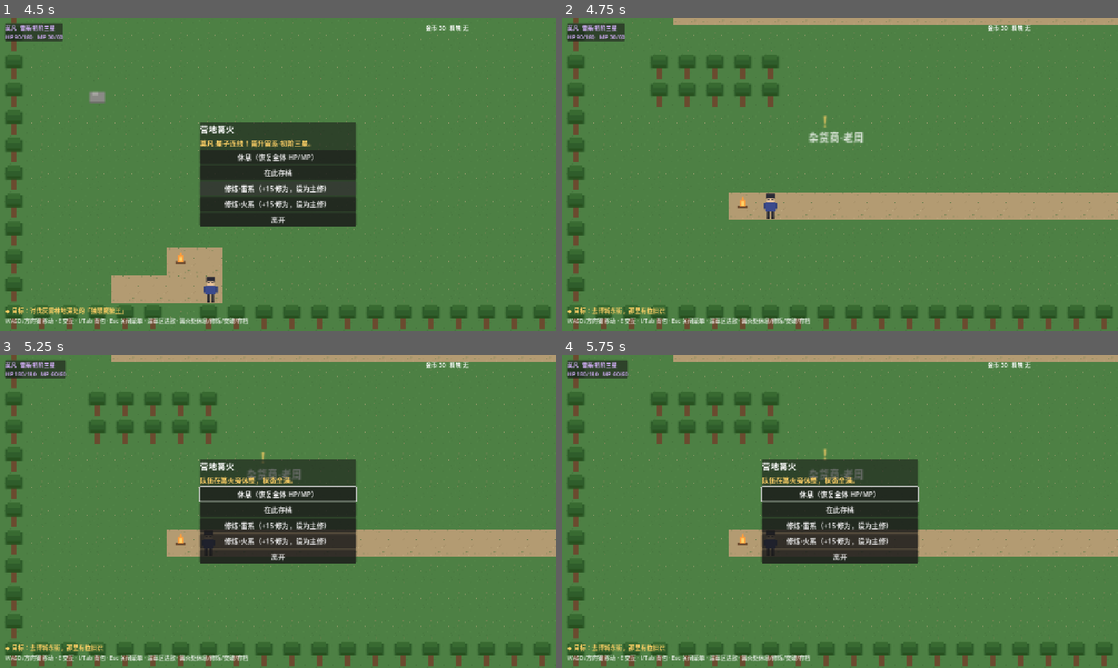
Above: before the commit, frames 1-4 (two rows, left to right).
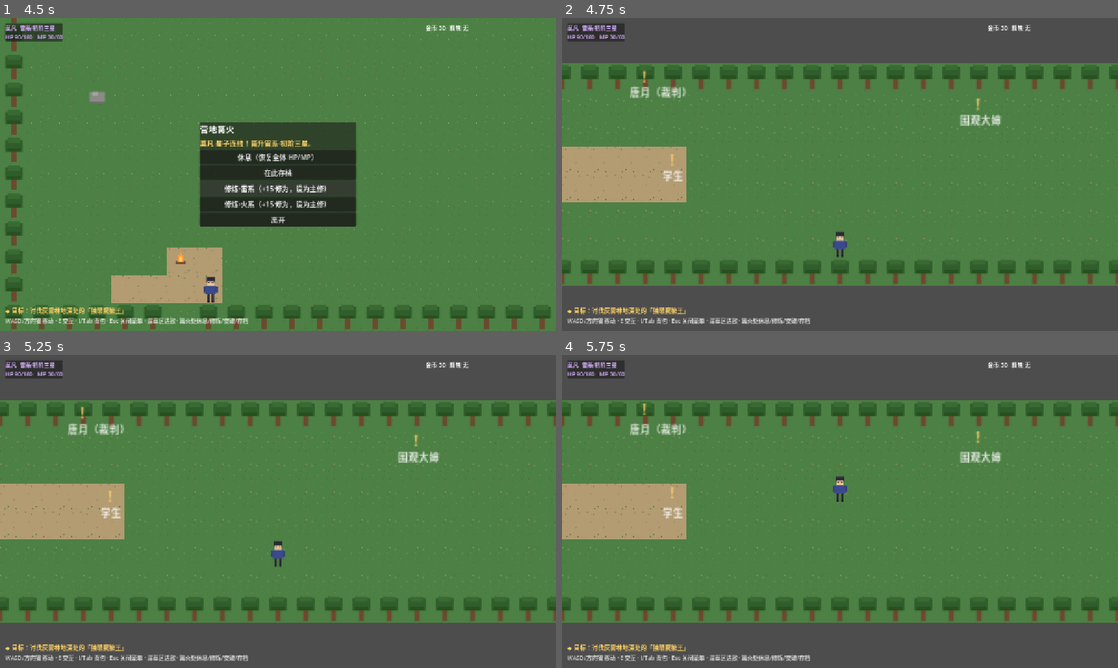
Above: after the commit, the same moments.

Repository: Lydocan/FullTimeMagic
Game: Godot game, scene res://tools/scene_smoke.tscn
Two runs of this game, one before a commit and one after it. Both use one fixed random seed, a clock stepped at 60 frames per second and the inputs below. This scene is started directly instead of the project's main scene.
Inputs (mouse positions are in pixels of both pictures, inside the frame that each line leads up to):
- Up to frame 1 (4.5 s): tap Enter (ui_accept) at 0.5, 0.77, 2, 2.27, 3.5 s; move the mouse to (400, 158) at 0.52 s; hold D (move_right) 0.53-1.25 s; tap Space (attack) at 0.6, 2.1, 3.8 s; click (400, 158) at 0.67 s; click "休息（恢复全体 HP/MP）" at 1.25 s; move the mouse to (166, 190) at 2.02 s; hold S (move_down) 2.03-2.75 s; click "在此存档" at 2.75 s; move the mouse to (333, 105) at 3.52 s; hold D (move_right) 3.53-4.25 s; hold Z (boost_cycle) 3.53-4.25 s; click "修炼·雷系（+15 修为，设为主修）" at 4.25 s
- Up to frame 2 (4.75 s): no input
- Up to frame 3 (5.25 s): tap Enter (ui_accept) at 5 s; move the mouse to (250, 574) at 5.02 s; hold W (move_up) from 5.03 s (still down); tap E (interact) at 5.1 s; click (250, 574) at 5.17 s
- Up to frame 4 (5.75 s): keep holding W (move_up); tap Enter (ui_accept) at 5.27 s; tap Space (attack) at 5.3 s

Frame 1 is identical in both runs. In frame 2, 46% of the frame differs, in the area x 0-100%, y 0-100%; in frame 3, 53%; in frame 4, 53%.

Commit message:
feat: M3.1 毕业决斗——宇昂 Boss 战与出战成员子集（实机验收通过）
第一章前半完 → 天澜高中门口触发约定 → 决斗台（新地图：石台+围栏+
唐月任裁判+观战学生）→ 莫凡单人 vs 宇昂 → 胜夺地圣泉名额，
战后暗紫纹章伏笔（黑教廷暗子钩子）。

- 新增出战成员子集：start_story_battle 可限定上场成员；未部署成员
  观战——不参战、不结算修为（冒烟断言）
- 宇昂 Boss（战将级）：HP 260/盾 4/弱点雷/炎爆灼烧；基准练度
  （雷系三星）模拟 4 回合险胜（剩 10%~25% HP），4 次 RNG 采样全胜
- 剧情事件：school_gate 按旗标分发（挑衅→决斗约定），决斗台开战/
  胜利演出/可重挑；目标提示接入决斗段
- 修复 run_simulation 双驱动（踩坑 10）：模拟器曾复刻回合分支，
  与 _start_round 自动开跑的首行动作互相踩踏——玩家在模拟中永远
  不出招，双鼠潮"通过"全靠穆宁雪单核掩盖。重写为复用 _next_turn
  状态机、只在 COMMAND 阶段代做决策；回合数改为统计真实出招
- 决斗台门坐标段位口径错误被地图完整性冒烟当场拦截（踩坑 1 复发，
  护栏生效）
- 冒烟 +13 项（95→108）：Boss 数据/单人模拟/回合区间/旗标/修为
  结算隔离/竞技场地图完整性；场景冒烟 +竞技场实例化
- lessons.md 录踩坑 10，提炼 P25 状态机只有一个驱动者、
  P26 测试通过≠逻辑正确

Co-Authored-By: Claude <noreply@anthropic.com>

Diff:
--- a/autoload/game_state.gd
+++ b/autoload/game_state.gd
@@ -20,6 +20,8 @@
 var pending_enemies: Array = []
 ## 战斗胜利后要点亮的剧情旗标（"" 为无，如明雷精英战）。
 var pending_flag: String = ""
+## 出战成员子集（成员 id 列表；空 = 全队出战，如毕业决斗限莫凡单人）。
+var pending_party_ids: Array = []
 ## 战斗来源地图（战斗结束回这里）。
 var battle_return_scene: String = ""
 ## 传送门目标出生格（-1, -1 表示无）。
@@ -44,6 +46,7 @@
 	flags = {}
 	pending_enemies = []
 	pending_flag = ""
+	pending_party_ids = []
 	battle_return_scene = ""
 	next_spawn = Vector2i(-1, -1)
 	return_position = Vector2.ZERO
@@ -136,12 +139,14 @@
 
 ## 战斗胜利结算：每位存活成员向主修系注入修为，金币与精魄入账。
 ## 返回结算摘要（含成长事件），供战斗结果面板展示。
-func grant_battle_rewards(xp_each: int, gold_gain: int, essence_ids: Array) -> Dictionary:
+## 战斗结算：修为入账给 members（空 = 全队存活成员）、金币与精魄入包。
+func grant_battle_rewards(xp_each: int, gold_gain: int, essence_ids: Array, members: Array = []) -> Dictionary:
 	var summary := {"xp": xp_each, "gold": gold_gain, "essences": [], "events": []}
-	for m in party:
+	var receivers := members if not members.is_empty() else party
+	for m in receivers:
 		if m.hp <= 0:
 			continue
-		var el := m.main_element
+		var el: int = m.main_element
 		for ev in m.gain_xp(el, xp_each):
 			var entry := {"member": m.char_name, "ev": ev}
 			summary["events"].append(entry)
--- a/autoload/save_system.gd
+++ b/autoload/save_system.gd
@@ -64,6 +64,7 @@
 	GameState.has_return_position = bool(d.get("has_return_position", false))
 	GameState.pending_enemies = []
 	GameState.pending_flag = ""
+	GameState.pending_party_ids = []
 	GameState.battle_return_scene = ""
 	GameState.next_spawn = Vector2i(-1, -1)
 	GameEvents.party_status_changed.emit()
--- /dev/null
+++ b/resources/monsters/yu_ang.tres
@@ -0,0 +1,27 @@
+[gd_resource type="Resource" script_class="MonsterData" format=3]
+
+[ext_resource type="Script" path="res://src/data/monster_data.gd" id="1_boss"]
+
+[resource]
+script = ExtResource("1_boss")
+id = "yu_ang"
+monster_name = "宇昂"
+tier_name = "战将级"
+max_hp = 260
+speed = 10
+attack = 11
+defense = 5
+shield = 4
+weaknesses = [2]
+xp_value = 50
+gold_value = 80
+essence_id = ""
+essence_chance = 0.0
+texture_path = "res://assets/images/char_yuang.png"
+sprite_scale = 1.5
+attack_power = 16
+special_name = "炎爆"
+special_power = 22
+special_chance = 0.3
+special_target_all = false
+special_status = "burn"
--- a/src/battle/battle.gd
+++ b/src/battle/battle.gd
@@ -41,7 +41,14 @@
 
 
 func _ready() -> void:
-	_party = GameState.party
+	_party.clear()
+	if GameState.pending_party_ids.is_empty():
+		_party = GameState.party.duplicate()
+	else:
+		# 出战成员子集（毕业决斗等）：未部署成员观战，不参战、不结算
+		for m in GameState.party:
+			if m.id in GameState.pending_party_ids:
+				_party.append(m)
 	for m in _party:
 		m.reset_battle_state()
 	_build_background()
@@ -744,7 +751,7 @@
 		gold += e["data"].gold_value
 		if e["data"].essence_id != "" and randf() < e["data"].essence_chance:
 			essences.append(e["data"].essence_id)
-	var summary := GameState.grant_battle_rewards(xp_each, gold, essences)
+	var summary := GameState.grant_battle_rewards(xp_each, gold, essences, _party)
 	if GameState.pending_flag != "":
 		GameState.flags[GameState.pending_flag] = true
 		GameState.pending_flag = ""
@@ -760,6 +767,7 @@
 
 func _finish(victory: bool, fled: bool) -> void:
 	GameEvents.battle_finished.emit(victory, fled)
+	GameState.pending_party_ids = []
 	var target: String = GameState.battle_return_scene
 	if target == "" or not ResourceLoader.exists(target):
 		target = WORLD_SCENE
@@ -887,49 +895,27 @@
 
 func run_simulation() -> Dictionary:
 	var guard := 0
+	var actions := 0  # 玩家出招次数（≈回合数，供平衡区间验收）
 	while _phase != Phase.VICTORY and _phase != Phase.DEFEAT and guard < 800:
 		guard += 1
-		if _turn >= _order.size():
-			_end_of_round()
-			continue
-		var cur: Dictionary = _order[_turn]
-		if cur["side"] == "party":
-			var m := _party[cur["index"]]
-			if m.hp <= 0:
-				_advance()
-				continue
-			if m.paralyzed:
-				m.paralyzed = false
-				_advance()
-				continue
-			_member = m
-			var affordable := m.usable_spells(m.form_element()).filter(
-				func(s: SpellData) -> bool: return s.mp_cost <= m.mp
+		if _phase == Phase.COMMAND:
+			actions += 1
+			# 模拟决策：随机可用法术打首个存活敌人（防御兜底）
+			var affordable := _member.usable_spells(_member.form_element()).filter(
+				func(s: SpellData) -> bool: return s.mp_cost <= _member.mp
 			)
 			if affordable.is_empty():
-				m.defending = true
+				_member.defending = true
 				_advance()
 				continue
 			_spell = affordable.pick_random()
-			_boost = mini(1, m.battle_stars)
+			_boost = mini(1, _member.battle_stars)
 			var alive := _alive_enemies()
 			if alive.is_empty():
+				_advance()
 				continue
 			_target_entry = _enemies.find(alive[0])
 			await _resolve_player_spell()
 		else:
-			var e: Dictionary = _enemies[cur["index"]]
-			if e["hp"] <= 0:
-				_advance()
-				continue
-			if e["paralyzed"]:
-				e["paralyzed"] = false
-				_advance()
-				continue
-			if e["broken"]:
-				e["broken"] = false
-				e["shield"] = e["data"].shield
-				_advance()
-				continue
-			await _enemy_act(e)
-	return {"victory": _phase == Phase.VICTORY, "rounds": guard}
+			await _pause(0.05)  # 等待敌方/回合结算演出链自行推进
+	return {"victory": _phase == Phase.VICTORY, "rounds": actions}
--- a/src/data/game_data.gd
+++ b/src/data/game_data.gd
@@ -16,6 +16,7 @@
 	"rat_swarm": "res://resources/monsters/rat_swarm.tres",
 	"one_eye_wolf": "res://resources/monsters/one_eye_wolf.tres",
 	"wolf_alpha": "res://resources/monsters/wolf_alpha.tres",
+	"yu_ang": "res://resources/monsters/yu_ang.tres",
 }
 
 const ITEMS := {
--- a/src/story/story_events.gd
+++ b/src/story/story_events.gd
@@ -8,6 +8,7 @@
 
 const BO_CITY := "res://src/world/bo_city/bo_city.tscn"
 const MISTY_GROVE := "res://src/world/misty_grove/misty_grove.tscn"
+const DUEL_ARENA := "res://src/world/arena/duel_arena.tscn"
 
 const COL_MO := Color("c792ff")      # 莫凡（雷紫）
 const COL_TANG := Color("ffb3c8")    # 唐月
@@ -107,3 +108,59 @@
 	await Dialogue.say("", "—— 第一章·前半 完 ——\n（后续将推进：地圣泉修行、毕业决斗、博城之变）", COL_SYS)
 	ctx.set_flag("chapter1_half_done")
 	ctx.unlock_player()
+
+
+## 天澜高中门口：先宇昂挑衅，第一章前半完后触发毕业决斗约定。
+static func school_gate(ctx) -> void:
+	if not ctx.flag("ch1_yuang_done"):
+		await yu_ang_taunt(ctx)
+		return
+	if not ctx.flag("duel_intro_done") and ctx.flag("chapter1_half_done"):
+		await graduation_duel_intro(ctx)
+
+
+## 毕业决斗·约定：天澜高中门口，赌上地圣泉名额（M3.1）。
+static func graduation_duel_intro(ctx) -> void:
+	ctx.lock_player()
+	await Dialogue.say("宇昂", "哟，有胆子来了。地圣泉的名额只有一个——敢不敢现在就去决斗台做个了断？", COL_YU)
+	await Dialogue.say("莫凡", "正合我意。决斗台上见真章。", COL_MO)
+	await Dialogue.say("唐月", "规则按校规来：一对一，点到为止……不，这次你们随意。我在台上看着。", COL_TANG)
+	await Dialogue.say("", "毕业决斗开始——只有莫凡一人可以上场。（决斗失败会读回最近的存档）", COL_SYS)
+	ctx.set_flag("duel_intro_done")
+	ctx.unlock_player()
+	ctx.warp(DUEL_ARENA)
+
+
+## 决斗台：入场开战（莫凡单人 vs 宇昂）→ 胜利演出 → 夺得名额（M3.1）。
+static func duel_arena(ctx) -> void:
+	if ctx.flag("duel_done") or not ctx.flag("duel_intro_done"):
+		return
+	ctx.lock_player()
+	if not ctx.flag("duel_fought"):
+		await Dialogue.say("宇昂", "全校都看着呢。让我看看，「百年一遇的双系天才」有几斤几两！", COL_YU)
+		await Dialogue.say("莫凡", "几招之后就知道了。……雷与火，可不止一种用法。", COL_MO)
+		ctx.set_flag("duel_fought")
+		ctx.unlock_player()
+		# 决斗限定莫凡单人出战（出战成员子集）
+		ctx.start_story_battle(["yu_ang"], "duel_won", ["mo_fan"])
+		return
+	# 胜利归来：战后演出
+	await Dialogue.say("宇昂", "不可能……我的炎爆怎么会输给……", COL_YU)
+	await Dialogue.say("宇昂", "……哼。决斗输了，名额归你。但博城的天，不会一直这么晴。——走着瞧。", COL_YU)
+	await Dialogue.say("", "宇昂转身离场，袖口滑出一角暗紫色的纹章，快得没人看清……只有莫凡眯了眯眼。", COL_SYS)
+	await Dialogue.say("唐月", "地圣泉的名额是你的了。三日后泉门开启，去准备吧。", COL_TANG)
+	await Dialogue.say("莫凡", "（那枚纹章……和狼王尸体上的气息，是同一路东西。）", COL_MO)
+	await Dialogue.say("", "—— 毕业决斗·完 ——\n夺得地圣泉修行资格！（地圣泉修行将在后续版本开放）", COL_SYS)
+	ctx.set_flag("duel_done")
+	ctx.unlock_player()
+	ctx.warp(BO_CITY)
+
+
+## 决斗台·唐月（裁判）闲谈。
+static func arena_referee(ctx) -> void:
+	if ctx.flag("duel_done"):
+		await Dialogue.say("唐月", "赢了决斗只是开始。地圣泉里，好好想想你的雷与火该怎么走。", COL_TANG)
+	elif ctx.flag("duel_fought"):
+		await Dialogue.say("唐月", "伤没好透就别急着再挑一场——决斗随时可以重来。", COL_TANG)
+	else:
+		await Dialogue.say("唐月", "决斗台上不许下死手。其他……你们自己解决。", COL_TANG)
--- /dev/null
+++ b/src/world/arena/duel_arena.gd
@@ -0,0 +1,50 @@
+extends "res://src/world/map_base.gd"
+## 决斗台：天澜高中校内竞技场，毕业决斗（M3.1）舞台。
+## 中央石台 + 四周围栏，唐月任裁判，学生观战；南门通回博城。
+## 继承与剧情事件均按路径 preload，不依赖 class_name 全局缓存。
+
+const Story := preload("res://src/story/story_events.gd")
+const BO_CITY_SCENE := "res://src/world/bo_city/bo_city.tscn"
+
+const MAP := [
+	"TTTTTTTTTT", "TTTTTTTTTT", "TTTTTTTTTT", "TTTTTTTTTT",
+	"TGGGGGGGGG", "GGGGGGGGGG", "GGGGGGGGGG", "GGGGGGGGGT",
+	"TGGGGGGGGG", "GGGGGGGGGG", "GGGGGGGGGG", "GGGGGGGGGT",
+	"TGGGGGPPPP", "PPPPGGGGGG", "GGGGGGGGGG", "GGGGGGGGGT",
+	"TGGGGGPPPP", "PPPPGGGGGG", "GGGGGGGGGG", "GGGGGGGGGT",
+	"TGGGGGGGGG", "GGGGGGGGGG", "GGGGGGGGGG", "GGGGGGGGGT",
+	"TGGGGGGGGG", "GGGGGGGGGG", "GGGGGGGGGG", "GGGGGGGGGT",
+	"TTTTTTGTTT", "TTTTTTTTTT", "TTTTTTTTTT", "TTTTTTTTTT",
+]
+
+const SPAWN_CELL := Vector2i(19, 6)
+const STAGE_CELL := Vector2i(10, 4)
+const SOUTH_GATE := Vector2i(6, 7)
+
+
+func map_rows() -> Array:
+	return MAP
+
+
+func start_cell() -> Vector2i:
+	return SPAWN_CELL
+
+
+func bgm_name() -> String:
+	return "battle"
+
+
+func setup_triggers() -> void:
+	add_portal(SOUTH_GATE, BO_CITY_SCENE, Vector2i(13, 9))
+	# 台中央：决斗开战 / 胜利演出
+	add_trigger(STAGE_CELL, 96.0, func() -> void: await Story.duel_arena(self))
+	# —— NPC：裁判与观战者（常驻；Callable() 为纯装饰无交互）——
+	add_npc(Vector2i(12, 2), "res://assets/images/char_tangyue.png",
+			"唐月（裁判）", "",
+			func() -> void: await Story.arena_referee(self))
+	add_npc(Vector2i(7, 5), "res://assets/images/char_student.png",
+			"学生", "", Callable())
+	add_npc(Vector2i(13, 5), "res://assets/images/char_student.png",
+			"学生", "", Callable())
+	add_npc(Vector2i(24, 3), "res://assets/images/char_merchant.png",
+			"围观大婶", "", Callable())
--- /dev/null
+++ b/src/world/arena/duel_arena.tscn
@@ -0,0 +1,7 @@
+[gd_scene load_steps=2 format=3]
+
+[ext_resource type="Script" path="res://src/world/arena/duel_arena.gd" id="1_arena"]
+
+[node name="DuelArena" type="Node2D"]
+y_sort_enabled = true
+script = ExtResource("1_arena")
--- a/src/world/bo_city/bo_city.gd
+++ b/src/world/bo_city/bo_city.gd
@@ -58,8 +58,8 @@
 	add_portal(NORTH_GATE, GROVE_SCENE, Vector2i(7, 20))
 	# 序章：出生点自动触发（穿越 + 觉醒典礼）
 	add_trigger(SPAWN_CELL, 56.0, func() -> void: await Story.prologue(self))
-	# 天澜高中门口：宇昂挑衅
-	add_trigger(Vector2i(13, 6), 56.0, func() -> void: await Story.yu_ang_taunt(self))
+	# 天澜高中门口：先宇昂挑衅，前半完后触发毕业决斗约定（按旗标分发）
+	add_trigger(Vector2i(13, 6), 56.0, func() -> void: await Story.school_gate(self))
 	# 东街：重逢穆宁雪
 	add_trigger(Vector2i(30, 12), 56.0, func() -> void: await Story.meet_mu_ningxue(self))
 	# —— 剧情 NPC（事件演完后退场）——
--- a/src/world/map_base.gd
+++ b/src/world/map_base.gd
@@ -110,7 +110,8 @@
 	_triggers.append({"cell": cell, "radius": radius, "event": event})
 
 
-## 注册剧情 NPC：hide_flag 点亮后不再出现（人物退场）。
+## 注册剧情 NPC：hide_flag 点亮后不再出现（人物退场）。event 传无效
+## Callable（Callable()）则为纯装饰 NPC（无交互）。
 func add_npc(cell: Vector2i, texture: String, display_name: String, hide_flag: String, event: Callable) -> void:
 	_npcs.append({"cell": cell, "texture": texture, "name": display_name, "hide_flag": hide_flag, "event": event})
 
@@ -156,8 +157,9 @@
 	player.input_enabled = true
 
 
-func start_story_battle(ids: Array, win_flag: String) -> void:
-	_start_encounter(ids, win_flag, true)
+## 剧情战斗。party_ids 非空时限定出战成员子集（如毕业决斗限莫凡单人）。
+func start_story_battle(ids: Array, win_flag: String, party_ids: Array = []) -> void:
+	_start_encounter(ids, win_flag, true, party_ids)
 
 
 func warp(scene_path: String) -> void:
@@ -296,7 +298,7 @@
 	npc.hide_flag = n["hide_flag"]
 	if n.has("wares"):
 		npc.event = func() -> void: _open_shop(n["wares"])
-	else:
+	elif n["event"].is_valid():
 		npc.event = func() -> void: run_event(n["event"])
 	add_child(npc)
 	_npc_nodes.append(npc)
@@ -367,7 +369,7 @@
 ## 遇敌入口。from_event=true 表示由剧情事件内部发起（教学战等）：
 ## 此时正处于 run_event 互斥中，必须绕过事件守卫，否则剧情战永远开不出来。
 ## 随机遭遇与明雷精英仍受守卫约束（演出中/菜单中不乱入）。
-func _start_encounter(ids: Array, win_flag: String, from_event := false) -> void:
+func _start_encounter(ids: Array, win_flag: String, from_event := false, party_ids: Array = []) -> void:
 	if _encounter_blocked(from_event):
 		return
 	Audio.play_sfx("encounter")
@@ -377,6 +379,7 @@
 	GameState.has_return_position = true
 	GameState.pending_enemies = ids
 	GameState.pending_flag = win_flag
+	GameState.pending_party_ids = party_ids
 	GameState.battle_return_scene = scene_file_path
 	GameEvents.encounter_started.emit(ids)
 	get_tree().change_scene_to_file(BATTLE_SCENE)
@@ -450,7 +453,7 @@
 	return eid
 
 
-## 当前主线目标（按剧情旗标推进，序章 → 第一章前半）。
+## 当前主线目标（按剧情旗标推进，序章 → 第一章前半 → 毕业决斗）。
 func _objective_text() -> String:
 	if not flag("prologue_awaken_done"):
 		return "目标：参加觉醒典礼"
@@ -464,7 +467,9 @@
 		return "目标：讨伐灰雾林地深处的「独眼魔狼王」"
 	if not flag("chapter1_half_done"):
 		return "目标：狼王死后有异样，去林地深处查看"
-	return "第一章·前半 完——地圣泉修行与博城之变将在后续版本推进"
+	if not flag("duel_done"):
+		return "目标：天澜高中门口——毕业决斗，夺得地圣泉名额"
+	return "毕业决斗·完——地圣泉修行将在后续版本开放"
 
 
 ## —— 菜单骨架（篝火/商店/背包共用） ——
--- a/tools/gen_placeholder_art.gd
+++ b/tools/gen_placeholder_art.gd
@@ -156,6 +156,21 @@
 	_rect(zhou, 13, 29, 3, 2, Color("2c2c28"))
 	_save(zhou, "char_merchant.png")
 
+	var stu := _img(24, 32)
+	_rect(stu, 7, 2, 10, 5, Color("2a2a35"))   # 学生短发
+	_rect(stu, 8, 7, 8, 5, Color("e8c39a"))    # 脸
+	_rect(stu, 9, 8, 2, 1, Color("303038"))    # 眼
+	_rect(stu, 13, 8, 2, 1, Color("303038"))
+	_rect(stu, 6, 12, 12, 10, Color("4a5c7c")) # 校服
+	_rect(stu, 6, 12, 12, 2, Color("38486a"))  # 领口
+	_rect(stu, 4, 13, 2, 7, Color("41516f"))   # 臂
+	_rect(stu, 18, 13, 2, 7, Color("41516f"))
+	_rect(stu, 8, 22, 3, 7, Color("3a3a44"))   # 腿
+	_rect(stu, 13, 22, 3, 7, Color("3a3a44"))
+	_rect(stu, 8, 29, 3, 2, Color("1d1d24"))   # 鞋
+	_rect(stu, 13, 29, 3, 2, Color("1d1d24"))
+	_save(stu, "char_student.png")
+
 
 ## 妖魔占位。
 func _monsters() -> void:
--- a/tools/scene_smoke.gd
+++ b/tools/scene_smoke.gd
@@ -6,6 +6,7 @@
 	"res://src/world/test_wilds/test_wilds.tscn",
 	"res://src/world/bo_city/bo_city.tscn",
 	"res://src/world/misty_grove/misty_grove.tscn",
+	"res://src/world/arena/duel_arena.tscn",
 ]
 
 
@@ -13,7 +14,8 @@
 	print("=== 场景冒烟 ===")
 	# 预置剧情旗标：所有触发器直接 early-return，不弹对话
 	for f in ["prologue_intro_done", "prologue_awaken_done", "prologue_done",
-			"prologue_tutorial_done", "ch1_mufu_done", "ch1_yuang_done"]:
+			"prologue_tutorial_done", "ch1_mufu_done", "ch1_yuang_done",
+			"chapter1_half_done", "duel_intro_done", "duel_fought", "duel_won", "duel_done"]:
 		GameState.flags[f] = true
 	var ok := true
 	for path in MAP_SCENES:
--- a/tools/smoke_test.gd
+++ b/tools/smoke_test.gd
@@ -14,6 +14,7 @@
 	"res://src/world/test_wilds/test_wilds.tscn": "res://src/world/test_wilds/test_wilds.gd",
 	"res://src/world/bo_city/bo_city.tscn": "res://src/world/bo_city/bo_city.gd",
 	"res://src/world/misty_grove/misty_grove.tscn": "res://src/world/misty_grove/misty_grove.gd",
+	"res://src/world/arena/duel_arena.tscn": "res://src/world/arena/duel_arena.gd",
 }
 const BLOCKED := "TRW"  # 树/岩石/水为阻挡格
 
@@ -41,6 +42,7 @@
 	_test_npc_and_objective()
 	_test_input_map()
 	_test_economy()
+	await _test_duel_boss()
 	await _test_audio()
 	await _test_dialogue_autoclose()
 	_test_map_integrity()
@@ -305,6 +307,35 @@
 	GameState.new_game()
 
 
+## M3.1 毕业决斗：出战成员子集（单人决斗）与 Boss 模拟战。
+func _test_duel_boss() -> void:
+	print("[毕业决斗]")
+	_check(ResourceLoader.exists(GameData.MONSTERS["yu_ang"]), "宇昂 Boss 数据就绪")
+	GameState.new_game()
+	GameState.join_member(PartySetup.mu_ningxue())
+	# 决斗时点的基准练度：雷系初阶三星（瓶颈）
+	GameState.party[0].gain_xp(GameTypes.Element.LIGHTNING, 21)
+	GameState.pending_enemies = ["yu_ang"]
+	GameState.pending_flag = "duel_won"
+	GameState.pending_party_ids = ["mo_fan"]
+	var battle: Node2D = (load("res://src/battle/battle.tscn") as PackedScene).instantiate()
+	add_child(battle)
+	var result: Dictionary = await battle.run_simulation()
+	_check(result["victory"], "莫凡单人击败宇昂")
+	_check(int(result["rounds"]) <= 24, "决斗回合数在设计区间（%s）" % result["rounds"])
+	_check(GameState.flags.get("duel_won", false), "胜利点亮旗标 duel_won")
+	var mofan: CharacterState = GameState.party[0]
+	var xue: CharacterState = GameState.party[1]
+	_check(mofan.dust_of(GameTypes.Element.LIGHTNING) > 0 or mofan.star_of(GameTypes.Element.LIGHTNING) > 0,
+			"出战者莫凡获得修为")
+	_check(xue.dust_of(GameTypes.Element.ICE) == GameTypes.STARDUST_PER_STAR
+			and xue.star_of(GameTypes.Element.ICE) == 2,
+			"观战者穆宁雪不结算修为（保持瓶颈封存态）")
+	battle.queue_free()
+	await get_tree().process_frame
+	GameState.new_game()
+
+
 ## 对话自动收起：台词进行中面板保持，连续台词不闪烁，序列结束后下一帧隐藏。
 func _test_dialogue_autoclose() -> void:
 	print("[对话收起]")
@@ -367,7 +398,9 @@
 	GameState.flags["elite_wolf_dead"] = true
 	_check(city._objective_text().contains("查看"), "目标提示：查看狼王异常")
 	GameState.flags["chapter1_half_done"] = true
-	_check(city._objective_text().contains("后续"), "目标提示：前半完结")
+	_check(city._objective_text().contains("毕业决斗"), "目标提示：毕业决斗")
+	GameState.flags["duel_done"] = true
+	_check(city._objective_text().contains("后续版本"), "目标提示：决斗完结")
 	GameState.new_game()
 	city.free()
 
Binary file added: assets/images/char_student.png
Not shown, added: assets/images/char_student.png.import
Not shown, added: src/world/arena/duel_arena.gd.uid
Not shown, changed: docs/design.md
Not shown, changed: docs/lessons.md
